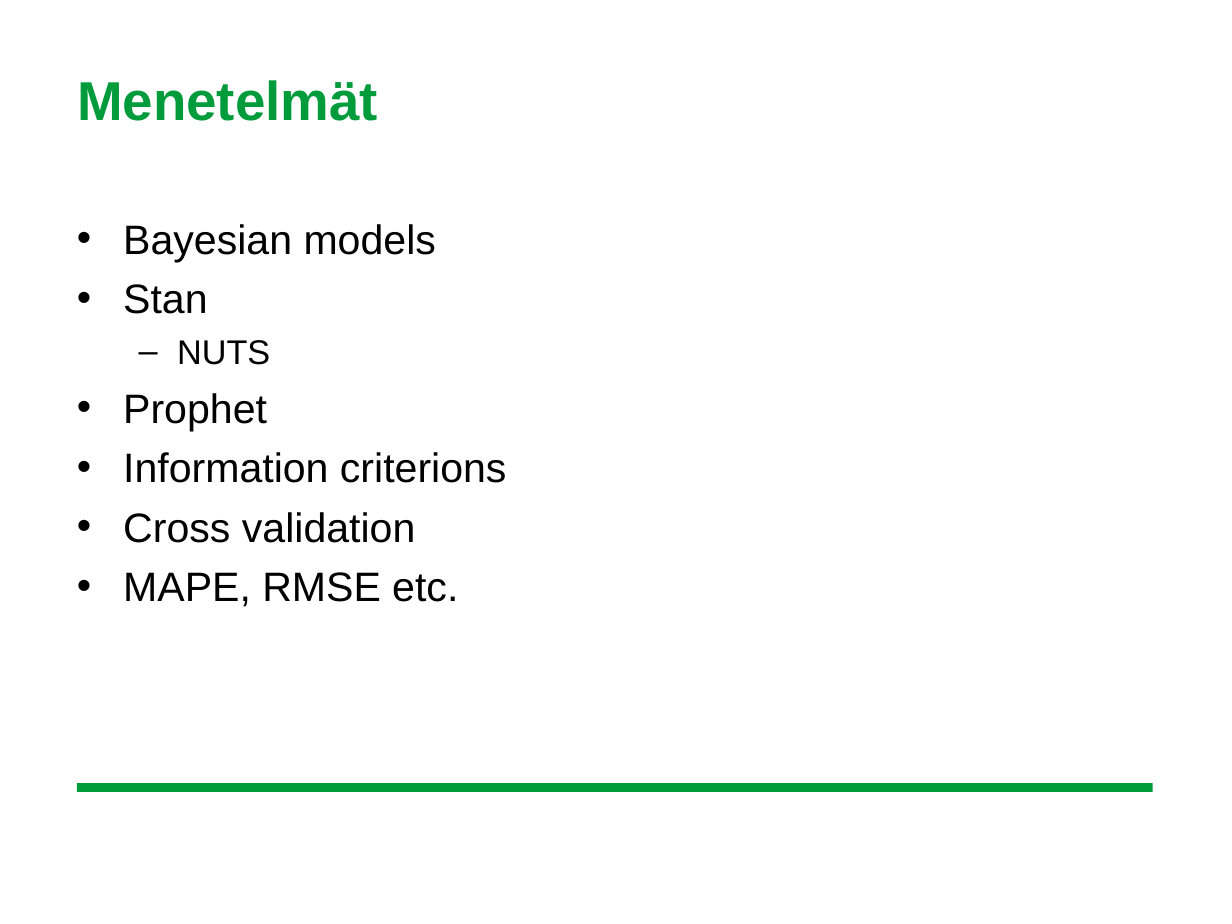
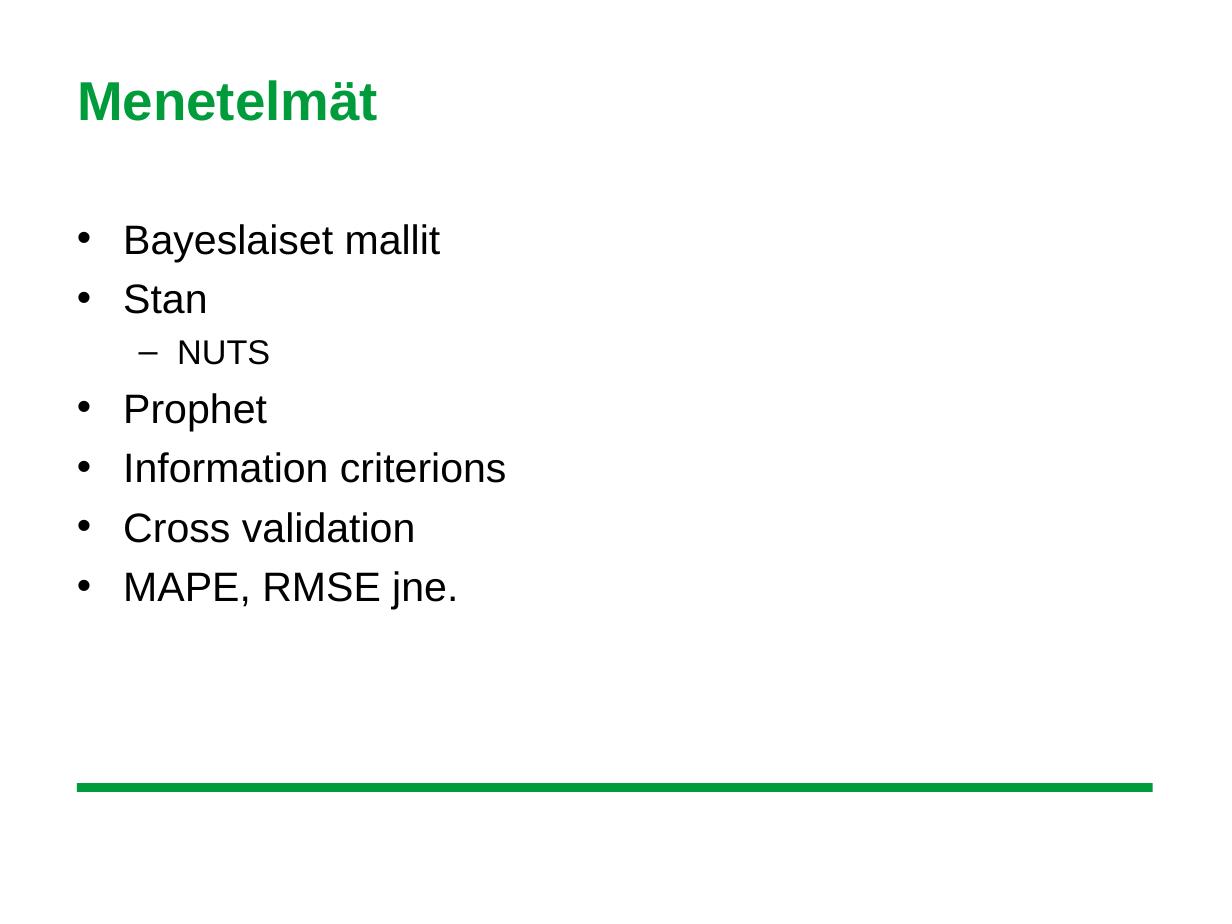
Before and after one commit to leevirontySF/BSC_thesis, a slide deck: slide 6 of aihepresis.ppt. Drawn at 1232x924 pixels with LibreOffice and Linux fonts; fonts in the diff are those of the drawing; background and template pictures are left out. Boxes give left, top, right and bottom in pixels: in the first picture for what was removed or moved away, otherwise in the second. Text is boxed around its words. In the diff, an @@ line names an element or a change of style, - is before the commit and + after.

```diff
--- a/aihepresis.ppt
+++ b/aihepresis.ppt
@@ text at bbox=[123, 224, 441, 262]: text changed @@
-• Bayesian models
+• Bayeslaiset mallit
@@ text at bbox=[123, 571, 458, 610]: text changed @@
-• MAPE, RMSE etc.
+• MAPE, RMSE jne.
```
Also in this commit, not shown: 1 other slide changed, 3 slides added.
